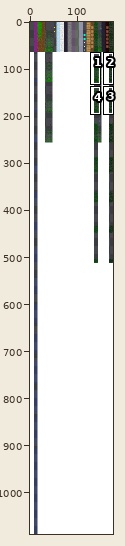
Two states of a sprite sheet, src/main/resources/assets/base/textures/atlas.png. Above: a wide view before the commit, with the close-up outlined.
Close-up. Old version:
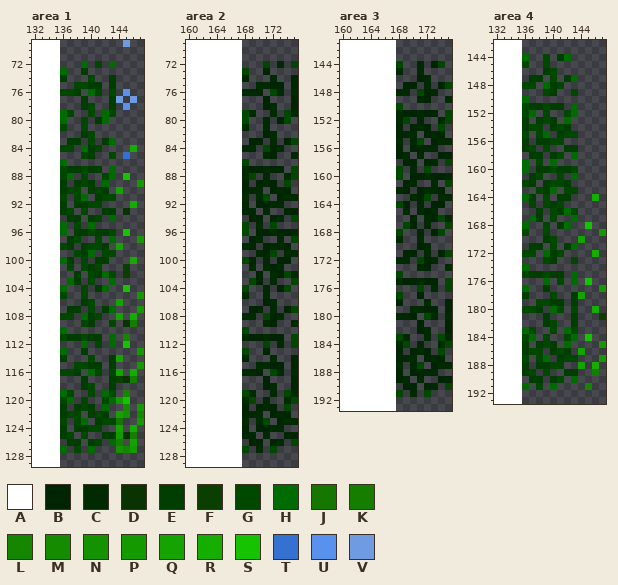
The file is 176x1088 pixels. Colours within 5 levels of each other are drawn and written as one. Shown: area 1: x 132..147, y 69..129; area 2: x 160..175, y 69..129; area 3: x 160..175, y 141..193; area 4: x 132..147, y 142..193. The commit also changed other parts of the picture, which this record leaves out.
Palette (. is transparent): A #ffffff  B #002502  C #002b02  D #093300  E #003d00  F #0b3f00  G #004700  H #006b00  J #157600  K #157d00  L #158600  M #158c00  N #159200  P #159900  Q #15a300  R #15ad00  S #15c300  T #3471d0  U #5891ee  V #6f9be2
Pixels before, area 1, first column x 132:
 69 AAAA.........V..
 70 AAAA............
 71 AAAA............
 72 AAAA...H.G.H....
 73 AAAAH..E........
 74 AAAAE...G..E....
 75 AAAA..GGEE.E....
 76 AAAAGGE.HG.G.U..
 77 AAAA...E...EV.V.
 78 AAAA...EG..E.U..
 79 AAAAHG..G.HG....
 80 AAAAH..G.EH.....
 81 AAAAG..G........
 82 AAAA...EG.......
 83 AAAA.EE.G.EH....
 84 AAAAGG.HEG....R.
 85 AAAA...GE..G.T..
 86 AAAAH...........
 87 AAAAGEEGEE.H....
 88 AAAAGH.G..GH.S..
 89 AAAAE.EGE.H....P
 90 AAAAEGG.EGE.Q...
 91 AAAAG.GH.EGG....
 92 AAAAE.EEGG....R.
 93 AAAAEG.G..EE.D..
 94 AAAA.EE.EG.H....
 95 AAAAH.G.H.......
 96 AAAAH.EEGEEG.S..
 97 AAAA.EG..G.H...P
 98 AAAAGE.EGGE.Q...
 99 AAAA..GEH.GG....
100 AAAAHE.G.EE...R.
101 AAAA.G.GEG...F..
102 AAAA..E.GEHG.F..
103 AAAA.HE.G..H....
104 AAAAH..G.EH..S..
105 AAAAG..G.......P
106 AAAA...EG...Q...
107 AAAA.EE.G.EH...P
108 AAAAGG.HEG..Q.R.
109 AAAA...GE..G.DK.
110 AAAAH...........
111 AAAAGEEGEE.H.L..
112 AAAA...H.G.H.S..
113 AAAAH..E.......P
114 AAAAE...G..EQ...
115 AAAA..GGEE.E...P
116 AAAAGGE.HG.GQ.R.
117 AAAA...E...EFDK.
118 AAAA...EG..E....
119 AAAAHG..G.HG.L..
120 AAAAGH.G..GHPS..
121 AAAAE.EGE.H..M.P
122 AAAAEGG.EGE.QN.L
123 AAAAG.GH.EGGJ..P
124 AAAAE.EEGG..Q.R.
125 AAAAEG.G..EEPDK.
126 AAAA.EE.EG.HK.Q.
127 AAAAH.G.H...NLP.
128 AAAA............
129 AAAA............
Pixels before, area 2, first column x 160:
 69 AAAAAAAA........
 70 AAAAAAAA........
 71 AAAAAAAA........
 72 AAAAAAAA...G.C.G
 73 AAAAAAAAG..B....
 74 AAAAAAAAB...C..B
 75 AAAAAAAA..CCBB.B
 76 AAAAAAAACCB.GC.C
 77 AAAAAAAA...B...B
 78 AAAAAAAA...BC..B
 79 AAAAAAAAGC..C.GC
 80 AAAAAAAAG..C.BG.
 81 AAAAAAAAC..C....
 82 AAAAAAAA...BC...
 83 AAAAAAAA.BB.C.BG
 84 AAAAAAAACC.GBC..
 85 AAAAAAAA...CB..C
 86 AAAAAAAAG.......
 87 AAAAAAAACBBCBB.G
 88 AAAAAAAACG.C..CG
 89 AAAAAAAAB.BCB.G.
 90 AAAAAAAABCC.BCB.
 91 AAAAAAAAC.CG.BCC
 92 AAAAAAAAB.BBCC..
 93 AAAAAAAABC.C..BB
 94 AAAAAAAA.BB.BC.G
 95 AAAAAAAAG.C.G...
 96 AAAAAAAAG.BBCBBC
 97 AAAAAAAA.BC..C.G
 98 AAAAAAAACB.BCCB.
 99 AAAAAAAA..CBG.CC
100 AAAAAAAAGB.C.BB.
101 AAAAAAAA.C.CBC..
102 AAAAAAAA..B.CBGC
103 AAAAAAAA.GB.C..G
104 AAAAAAAAG..C.BG.
105 AAAAAAAAC..C....
106 AAAAAAAA...BC...
107 AAAAAAAA.BB.C.BG
108 AAAAAAAACC.GBC..
109 AAAAAAAA...CB..C
110 AAAAAAAAG.......
111 AAAAAAAACBBCBB.G
112 AAAAAAAA...G.C.G
113 AAAAAAAAG..B....
114 AAAAAAAAB...C..B
115 AAAAAAAA..CCBB.B
116 AAAAAAAACCB.GC.C
117 AAAAAAAA...B...B
118 AAAAAAAA...BC..B
119 AAAAAAAAGC..C.GC
120 AAAAAAAACG.C..CG
121 AAAAAAAAB.BCB.G.
122 AAAAAAAABCC.BCB.
123 AAAAAAAAC.CG.BCC
124 AAAAAAAAB.BBCC..
125 AAAAAAAABC.C..BB
126 AAAAAAAA.BB.BC.G
127 AAAAAAAAG.C.G...
128 AAAAAAAA........
129 AAAAAAAA........
Pixels before, area 3, first column x 160:
141 AAAAAAAA........
142 AAAAAAAA........
143 AAAAAAAA........
144 AAAAAAAAG..C.BG.
145 AAAAAAAAC..C....
146 AAAAAAAA...BC...
147 AAAAAAAA.BB.C.BG
148 AAAAAAAACC.GBC..
149 AAAAAAAA...CB..C
150 AAAAAAAAG.......
151 AAAAAAAACBBCBB.G
152 AAAAAAAACG.C..CG
153 AAAAAAAAB.BCB.G.
154 AAAAAAAABCC.BCB.
155 AAAAAAAAC.CG.BCC
156 AAAAAAAAB.BBCC..
157 AAAAAAAABC.C..BB
158 AAAAAAAA.BB.BC.G
159 AAAAAAAAG.C.G...
160 AAAAAAAAG.BBCBBC
161 AAAAAAAA.BC..C.G
162 AAAAAAAACB.BCCB.
163 AAAAAAAA..CBG.CC
164 AAAAAAAAGB.C.BB.
165 AAAAAAAA.C.CBC..
166 AAAAAAAA..B.CBGC
167 AAAAAAAA.GB.C..G
168 AAAAAAAAG..C.BG.
169 AAAAAAAAC..C....
170 AAAAAAAA...BC...
171 AAAAAAAA.BB.C.BG
172 AAAAAAAACC.GBC..
173 AAAAAAAA...CB..C
174 AAAAAAAAG.......
175 AAAAAAAACBBCBB.G
176 AAAAAAAA...G.C.G
177 AAAAAAAAG..B....
178 AAAAAAAAB...C..B
179 AAAAAAAA..CCBB.B
180 AAAAAAAACCB.GC.C
181 AAAAAAAA...B...B
182 AAAAAAAA...BC..B
183 AAAAAAAAGC..C.GC
184 AAAAAAAACG.C..CG
185 AAAAAAAAB.BCB.G.
186 AAAAAAAABCC.BCB.
187 AAAAAAAAC.CG.BCC
188 AAAAAAAAB.BBCC..
189 AAAAAAAABC.C..BB
190 AAAAAAAA.BB.BC.G
191 AAAAAAAAG.C.G...
192 AAAAAAAA........
193 AAAAAAAA........
Pixels before, area 4, first column x 132:
142 AAAA............
143 AAAA............
144 AAAAH..G.EH.....
145 AAAAG..G........
146 AAAA...EG.......
147 AAAA.EE.G.EH....
148 AAAAGG.HEG......
149 AAAA...GE..G....
150 AAAAH...........
151 AAAAGEEGEE.H....
152 AAAAGH.G..GH....
153 AAAAE.EGE.H.....
154 AAAAEGG.EGE.....
155 AAAAG.GH.EGG....
156 AAAAE.EEGG......
157 AAAAEG.G..EE....
158 AAAA.EE.EG.H....
159 AAAAH.G.H.......
160 AAAAH.EEGEEG....
161 AAAA.EG..G.H....
162 AAAAGE.EGGE.....
163 AAAA..GEH.GG....
164 AAAAHE.G.EE...R.
165 AAAA.G.GEG......
166 AAAA..E.GEHG....
167 AAAA.HE.G..H....
168 AAAAH..G.EH..S..
169 AAAAG..G.......P
170 AAAA...EG...Q...
171 AAAA.EE.G.EH....
172 AAAAGG.HEG....R.
173 AAAA...GE..G....
174 AAAAH...........
175 AAAAGEEGEE.H....
176 AAAA...H.G.H.S..
177 AAAAH..E.......P
178 AAAAE...G..EQ...
179 AAAA..GGEE.E....
180 AAAAGGE.HG.G..R.
181 AAAA...E...E...F
182 AAAA...EG..E....
183 AAAAHG..G.HG....
184 AAAAGH.G..GH.S..
185 AAAAE.EGE.H....P
186 AAAAEGG.EGE.Q...
187 AAAAG.GH.EGG...P
188 AAAAE.EEGG..Q.R.
189 AAAAEG.G..EE..K.
190 AAAA.EE.EG.H....
191 AAAAH.G.H....L..
192 AAAA............
193 AAAA............
And afterwards:
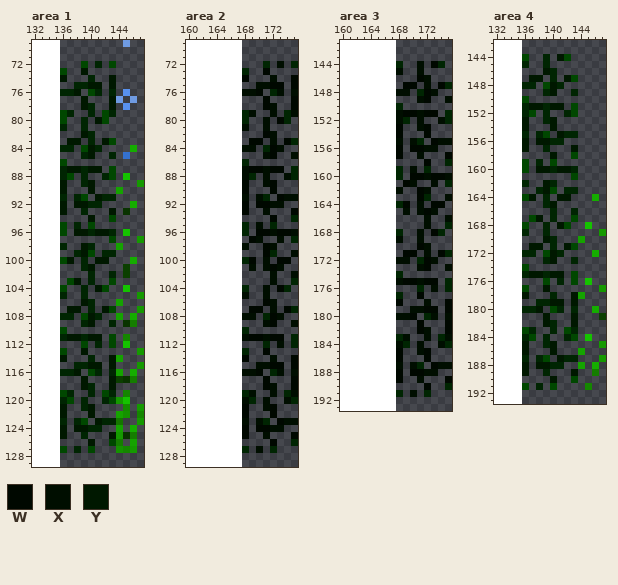
Colours new in this view: W #000800  X #000e00  Y #001800
The exact change:
Changed rows in their new state; - is an unchanged pixel.
Area 1:
first column x 136:
 72 ---G-B-G
 73 G--Y----
 74 Y---B--Y
 75 --BBYY-Y
 76 BBY-GB-B
 77 ---Y---Y
 78 ---YB--Y
 79 GB--B-GB
 80 G--B-YG-
 81 B--B----
 82 ---YB---
 83 -YY-B-YG
 84 BB-GYB--
 85 ---BY--B
 86 G-------
 87 BYYBYY-G
 88 BG-B--BG
 89 Y-.BY-.-
 90 Y..-Y..-
 91 B-BG-YBB
 92 Y-YYBB--
 93 Y.-B--.Y
 94 -..-Y.-G
 95 G-B-G---
 96 G-YYBYYB
 97 -..--.-G
 98 B.-YB..-
 99 --BYG-BB
100 GY-B-YY-
101 -.-BY.--
102 --.-B..B
103 -GY-B--G
104 G--B-YG-
105 B--B----
106 ---YB---
107 -YY-B-YG
108 BB-GYB--
109 ---BY--B
110 G-------
111 BYYBYY-G
112 ---G-B-G
113 G--Y----
114 Y---B--Y
115 --BBYY-Y
116 BBY-GB-B
117 ---Y---Y
118 ---YB--Y
119 GB--B-GB
120 BG-B--BG
121 Y-.BY-.-
122 Y..-Y..-
123 B-BG-YBB
124 Y-YYBB--
125 Y.-B--.Y
126 -..-Y.-G
127 G-B-G---
Area 2:
first column x 168:
 72 ---B-X-B
 73 B--W----
 74 W---X--W
 75 --XXWW-W
 76 XXW-BX-X
 77 ---W---W
 78 ---WX--W
 79 BX--X-BX
 80 B--X-WB-
 81 X--X----
 82 ---WX---
 83 -WW-X-WB
 84 XX-BWX--
 85 ---XW--X
 86 B-------
 87 XWWXWW-B
 88 XB-X--XB
 89 W-.XW-.-
 90 W..-W..-
 91 X-XB-WXX
 92 W-WWXX--
 93 W.-X--.W
 94 -..-W.-B
 95 B-X-B---
 96 B-WWXWWX
 97 -WX--X-B
 98 X.-WX..-
 99 --.WB-.X
100 BW-X-WW-
101 -X-XWX--
102 --.-X..X
103 -..-X--B
104 B--X-WB-
105 X--X----
106 ---WX---
107 -WW-X-WB
108 XX-BWX--
109 ---XW--X
110 B-------
111 XWWXWW-B
112 ---B-X-B
113 B--W----
114 W---X--W
115 --XXWW-W
116 XXW-BX-X
117 ---W---W
118 ---WX--W
119 BX--X-BX
120 XB-X--XB
121 W-.XW-.-
122 W..-W..-
123 X-XB-WXX
124 W-WWXX--
125 W.-X--.W
126 -..-W.-B
127 B-X-B---
Area 3:
first column x 168:
144 B--X-WB-
145 X--X----
146 ---WX---
147 -WW-X-WB
148 XX-BWX--
149 ---XW--X
150 B-------
151 XWWXWW-B
152 XB-X--XB
153 W-.XW-.-
154 W..-W..-
155 X-XB-WXX
156 W-WWXX--
157 W.-X--.W
158 -..-W.-B
159 B-X-B---
160 B-WWXWWX
161 -WX--X-B
162 X.-WX..-
163 --.WB-.X
164 BW-X-WW-
165 -X-XWX--
166 --.-X..X
167 -..-X--B
168 B--X-WB-
169 X--X----
170 ---WX---
171 -WW-X-WB
172 XX-BWX--
173 ---XW--X
174 B-------
175 XWWXWW-B
176 ---B-X-B
177 B--W----
178 W---X--W
179 --XXWW-W
180 XXW-BX-X
181 ---W---W
182 ---WX--W
183 BX--X-BX
184 XB-X--XB
185 W-.XW-.-
186 W..-W..-
187 X-XB-WXX
188 W-WWXX--
189 W.-X--.W
190 -..-W.-B
191 B-X-B---
Area 4:
first column x 136:
144 G--B-YG-
145 B--B----
146 ---YB---
147 -YY-B-YG
148 BB-GYB--
149 ---BY--B
150 G-------
151 BYYBYY-G
152 BG-B--BG
153 Y-.BY-.-
154 Y..-Y..-
155 B-BG-YBB
156 Y-YYBB--
157 Y.-B--.Y
158 -..-Y.-G
159 G-B-G---
160 G-YYBYYB
161 -..--.-G
162 B.-YB..-
163 --BYG-BB
164 GY-B-YY-
165 -.-BY.--
166 --.-B..B
167 -GY-B--G
168 G--B-YG-
169 B--B----
170 ---YB---
171 -YY-B-YG
172 BB-GYB--
173 ---BY--B
174 G-------
175 BYYBYY-G
176 ---G-B-G
177 G--Y----
178 Y---B--Y
179 --BBYY-Y
180 BBY-GB-B
181 ---Y---Y
182 ---YB--Y
183 GB--B-GB
184 BG-B--BG
185 Y-.BY-.-
186 Y..-Y..-
187 B-BG-YBB
188 Y-YYBB--
189 Y.-B--.Y
190 -..-Y.-G
191 G-B-G---
Pixel boxes of the changes (left, top, right, bottom) in both close-ups:
changed: (60, 61, 116, 453)
changed: (242, 61, 298, 453)
changed: (396, 61, 452, 397)
changed: (522, 54, 578, 390)
